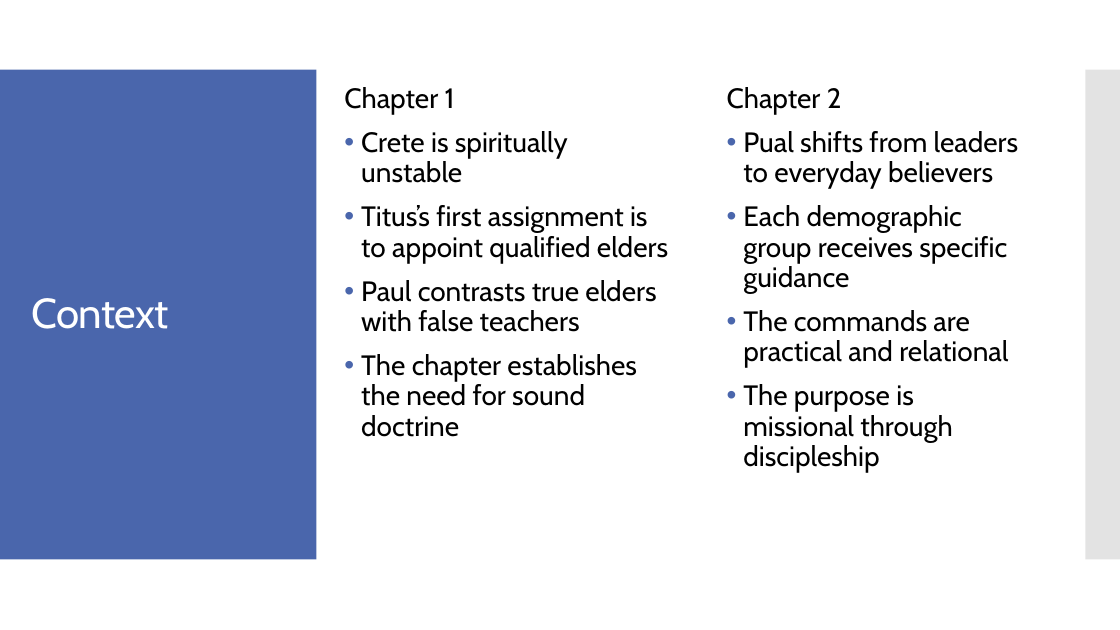
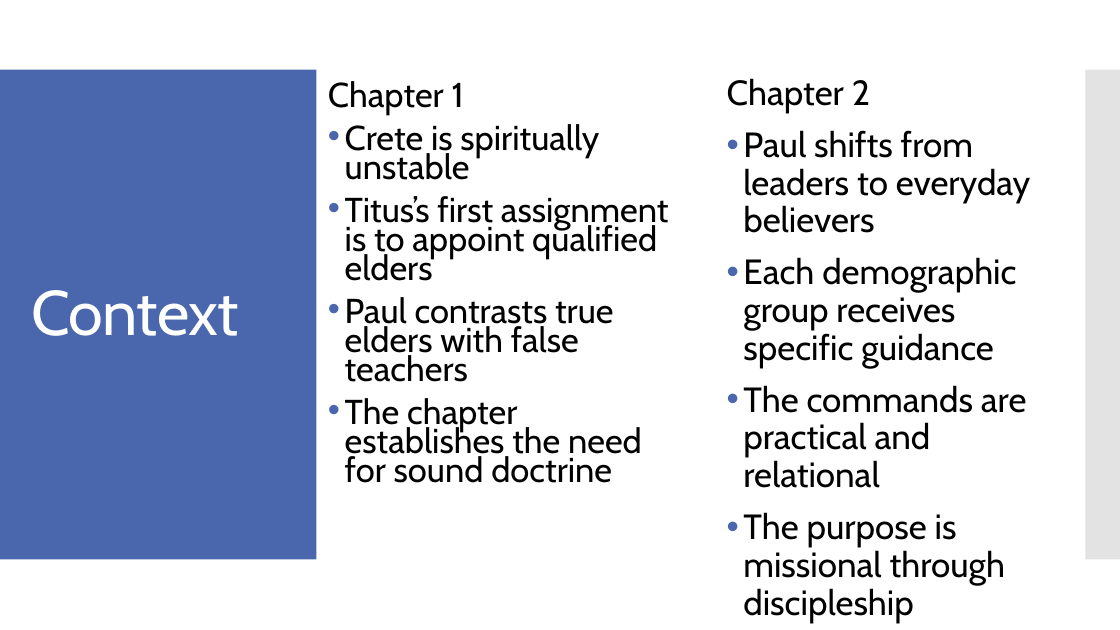
Before and after one commit to Jimothy41/from-the-spirit, a slide deck: slide 2 of lessons/gospel-alignment.pptx. Drawn at 1120x630 pixels with LibreOffice and Linux fonts; fonts in the diff are those of the drawing. Boxes give left, top, right and bottom in pixels: in the first picture for what was removed or moved away, otherwise in the second. Text is boxed around its words. In the diff, an @@ line names an element or a change of style, - is before the commit and + after.

```diff
--- a/lessons/gospel-alignment.pptx
+++ b/lessons/gospel-alignment.pptx
@@ text "Chapter 1": place and size @@
-text "Chapter 1" at (344, 87, 668, 437)
+text "Chapter 1" at (328, 81, 669, 483)
@@ text "Chapter 1" at (328, 81, 669, 483): size 24 to 29.6 pt; line spacing 0.9 to 0.7 @@
@@ text "Chapter 2": place and size @@
-text "Chapter 2" at (727, 87, 1019, 472)
+text "Chapter 2" at (727, 78, 1030, 623)
@@ text at (727, 78, 1026, 623): size 24 to 30 pt in "Chapter 2", "Each demographic group receives specific guidance", "The commands are practical and relational", "The purpose is missional through discipleship" @@
@@ title "Context" at (32, 290, 239, 336): size 36 to 54 pt @@
@@ text at (743, 130, 1030, 233): text changed; size 24 to 30 pt @@
-• Pual shifts from leaders to everyday believers
+• Paul shifts from leaders to everyday believers
```
Also in this commit, not shown: 8 other slides changed.
